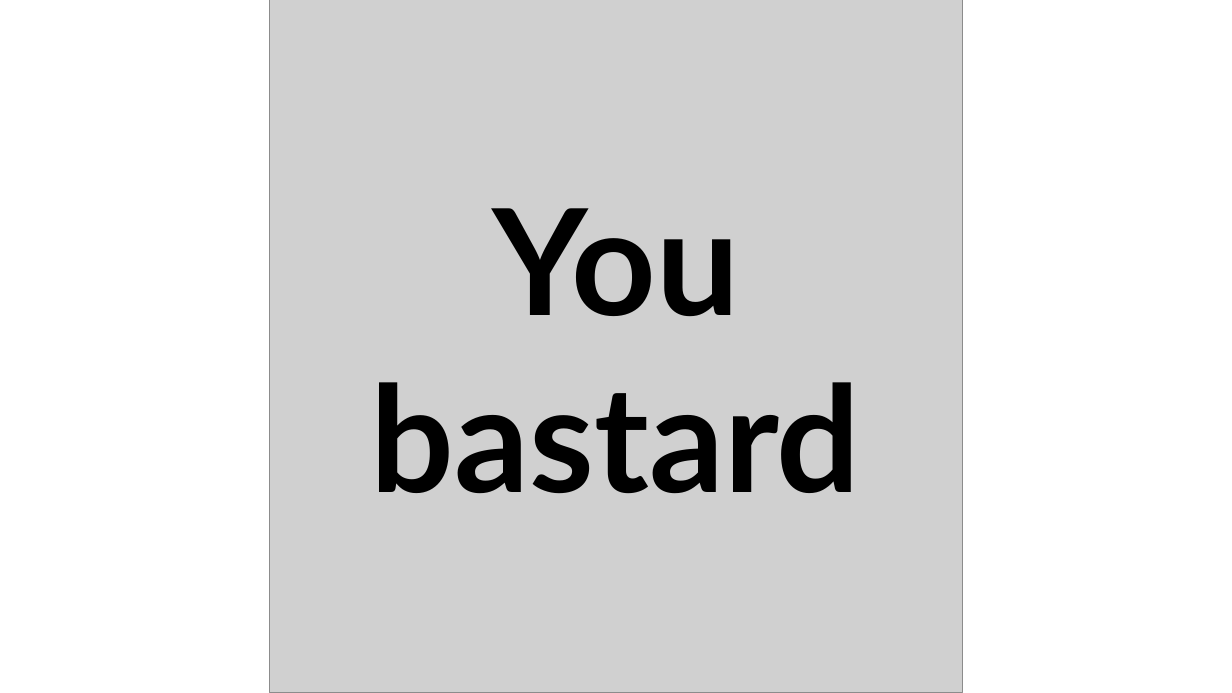
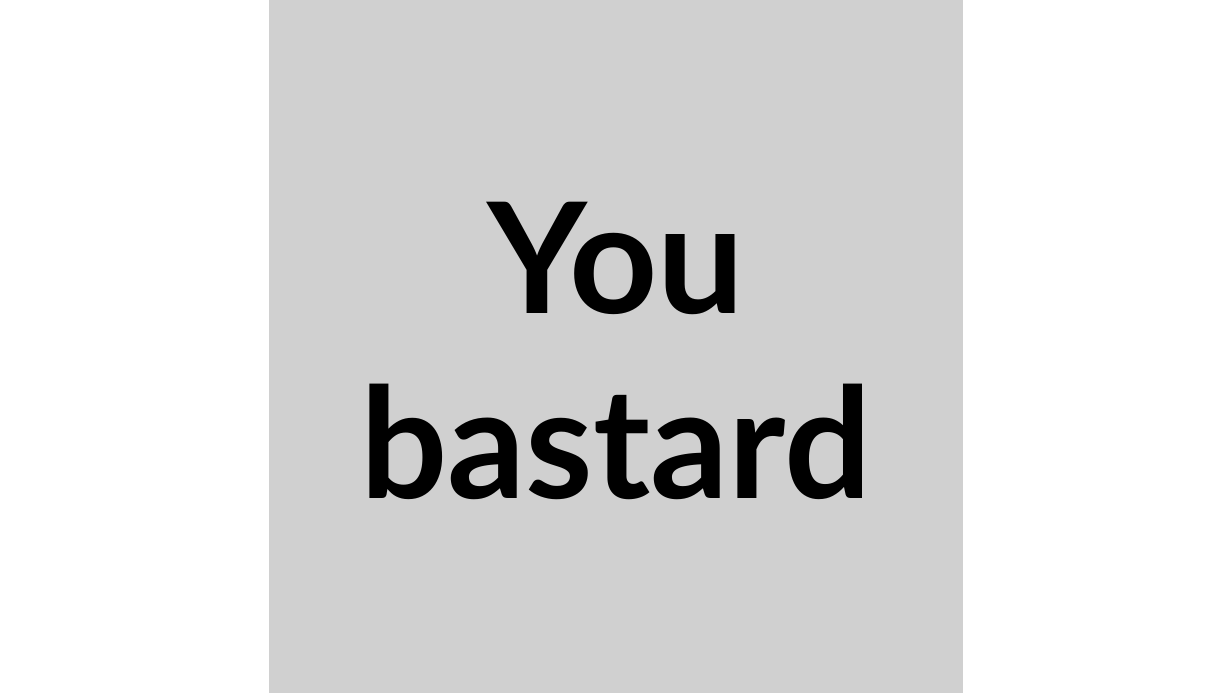
Before and after one commit to TomerRonen34/ton_soundboard, a slide deck: slide 13 of ton_soundboard/static/editing buttons.pptx. Drawn at 1232x693 pixels with LibreOffice and Linux fonts; fonts in the diff are those of the drawing; grey boxes stand for pictures. Boxes give left, top, right and bottom in pixels: in the first picture for what was removed or moved away, otherwise in the second. Text is boxed around its words. In the diff, an @@ line names an element or a change of style, - is before the commit and + after.

```diff
--- a/ton_soundboard/static/editing buttons.pptx
+++ b/ton_soundboard/static/editing buttons.pptx
@@ text "You bastard": place and size @@
-text "You bastard" at box(371, 208, 861, 493)
+text "You bastard" at box(360, 201, 871, 500)
@@ text "You bastard" at box(360, 201, 871, 500): size 115 to 120 pt @@
```
Also in this commit, not shown: 8 other slides changed, 1 slide added, 1 slide removed, 14 other files.
